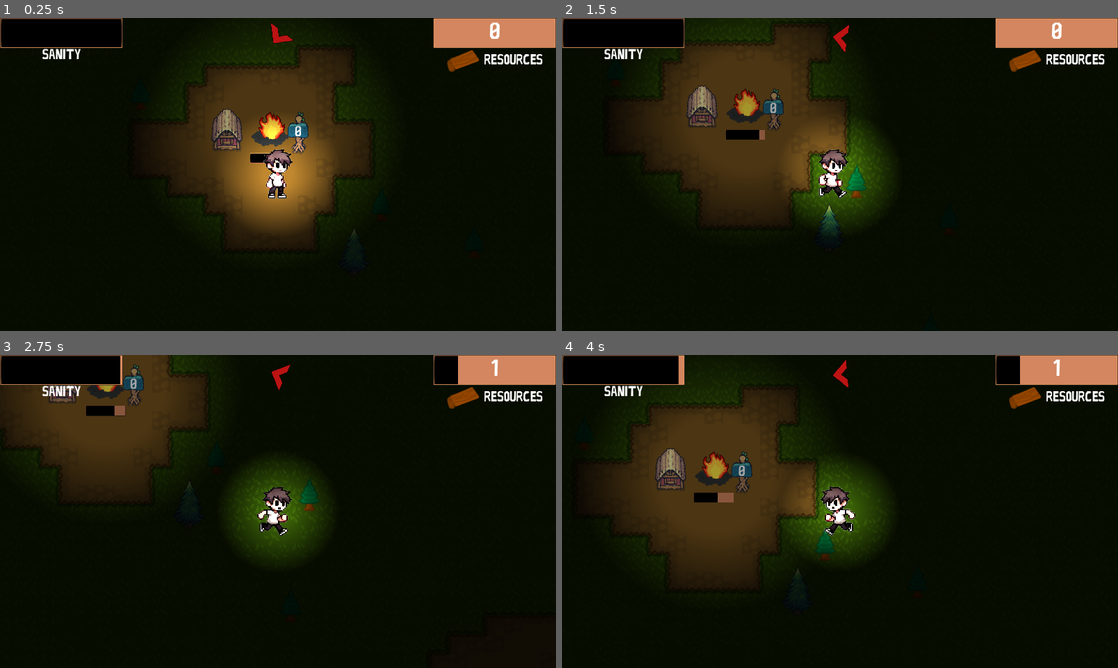
Above: before the commit, frames 1-4 (two rows, left to right).
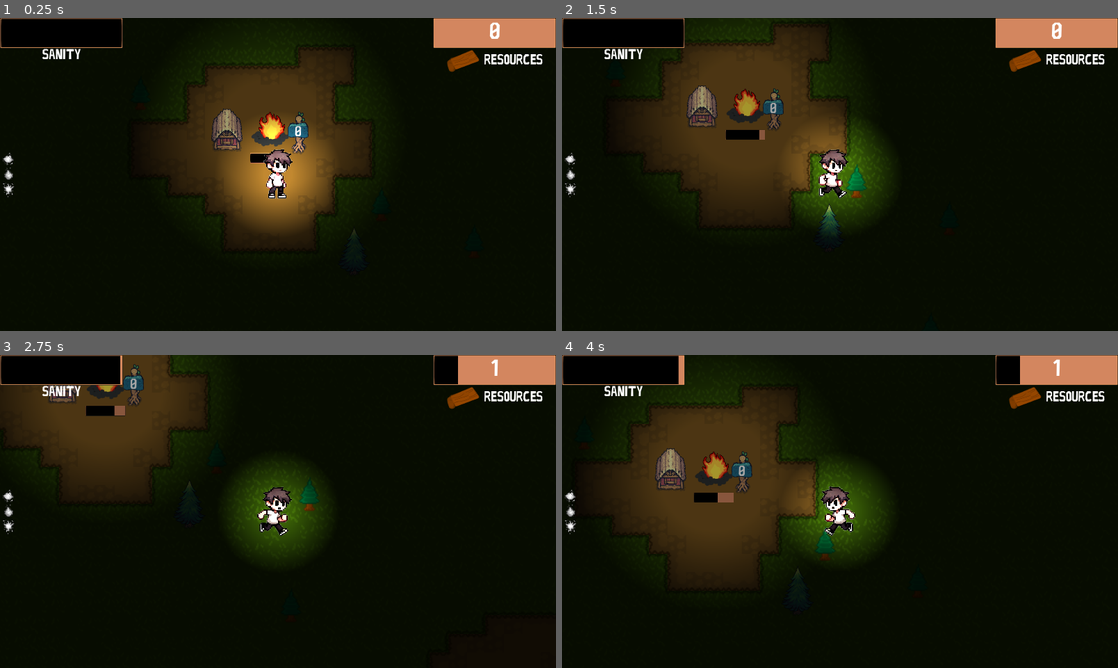
Above: after the commit, the same moments.

Repository: CPhuong24/UPJam2024
Game: Godot game, scene res://world.tscn
The game is run twice, just before and just after one commit, with the same random seed, the same clock (stepped at 60 frames per second) and the same inputs. This scene is started directly instead of the project's main scene.
Inputs:
- Up to frame 1 (0.25 s): no input
- Up to frame 2 (1.5 s): tap Enter at 0.5 s; hold D (move_right) 0.53-1.28 s; tap E (interact) at 0.6, 1.35 s; hold S (move_down) from 1.28 s (still down)
- Up to frame 3 (2.75 s): release S (move_down) at 2.03 s; hold D (move_right) from 2.03 s (still down); tap E (interact) at 2.1 s
- Up to frame 4 (4 s): release D (move_right) at 2.78 s; hold W (move_up) 2.78-3.53 s; tap E (interact) at 2.85, 3.6 s; hold A (move_left) from 3.53 s (still down)

The runs differ from the first frame. In frame 1, 0.2% of the frame differs, in the area x 0-53%, y 1-58%; in frame 2, 0.2%; in frame 3, 0.2%; in frame 4, 0.2%.

Commit message:
Implement Sun Fragment Collection on HUD
This commit implements a collection of the three sun fragments on the
HUD. It also changes the compass to be a shop item which costs 10.

Signed-off-by: Alex Schendel <alex.schendel@intel.com>

Diff:
--- a/dowsing_rod.gd
+++ b/dowsing_rod.gd
@@ -7,8 +7,8 @@
 
 @onready var frags_to_collect = [frag_1, frag_2, frag_3]
 
-func collected_frag() -> void:
-	frags_to_collect.erase(player.on_sun_frag)
+func collected_frag(frag) -> void:
+	frags_to_collect.erase(frag)
 
 func get_nearest_frag() -> Area2D:
 	if frags_to_collect.is_empty():
--- /dev/null
+++ b/fragment_container.gd
@@ -0,0 +1,17 @@
+extends VBoxContainer
+
+@onready var frag1: TextureRect = $Fragment1
+@onready var frag2: TextureRect = $Fragment2
+@onready var frag3: TextureRect = $Fragment3
+@onready var player = get_parent().get_parent().get_node('Player')
+
+func _ready() -> void:
+	player.sunFragChanged.connect(update)
+
+func update(frag):
+	if frag.name == "sun_frag_1":
+		frag1.texture = load("res://sun_fragments/sun_fragment_1.png")
+	if frag.name == "sun_frag_2":
+		frag2.texture = load("res://sun_fragments/sun_fragment_2.png")
+	if frag.name == "sun_frag_3":
+		frag3.texture = load("res://sun_fragments/sun_fragment_3.png")
--- a/hud.tscn
+++ b/hud.tscn
@@ -9,6 +9,10 @@
 [ext_resource type="Texture2D" uid="uid://doa3x015iejj1" path="res://Art Assests/resource.png" id="6_ysvp4"]
 [ext_resource type="Script" path="res://compass.gd" id="7_prgjv"]
 [ext_resource type="Script" path="res://dowsing_rod.gd" id="9_viw56"]
+[ext_resource type="Script" path="res://fragment_container.gd" id="10_anpct"]
+[ext_resource type="Texture2D" uid="uid://catbtgyxsaq2i" path="res://sun_fragments/sun_fragment_1_greyscale.png" id="10_d0pit"]
+[ext_resource type="Texture2D" uid="uid://cp5p64kfgl7no" path="res://sun_fragments/sun_fragment_2_greyscale.png" id="11_16c5p"]
+[ext_resource type="Texture2D" uid="uid://cjkcuuswpeiu6" path="res://sun_fragments/sun_fragment_3_greyscale.png" id="12_iiwuy"]
 
 [node name="HUD" type="CanvasLayer"]
 
@@ -100,6 +104,7 @@
 vertical_alignment = 3
 
 [node name="Compass" type="TextureRect" parent="."]
+visible = false
 anchors_preset = 5
 anchor_left = 0.5
 anchor_right = 0.5
@@ -128,3 +133,32 @@
 pivot_offset = Vector2(51, 28)
 texture = ExtResource("6_1ldqk")
 script = ExtResource("9_viw56")
+
+[node name="VBoxContainer" type="VBoxContainer" parent="."]
+anchors_preset = 4
+anchor_top = 0.5
+anchor_bottom = 0.5
+offset_left = 9.83
+offset_top = -77.71
+offset_right = 416.83
+offset_bottom = 1493.29
+grow_vertical = 2
+scale = Vector2(0.1, 0.1)
+script = ExtResource("10_anpct")
+
+[node name="Fragment1" type="TextureRect" parent="VBoxContainer"]
+custom_minimum_size = Vector2(0, 521)
+layout_mode = 2
+texture = ExtResource("10_d0pit")
+stretch_mode = 5
+
+[node name="Fragment2" type="TextureRect" parent="VBoxContainer"]
+custom_minimum_size = Vector2(0, 521)
+layout_mode = 2
+texture = ExtResource("11_16c5p")
+stretch_mode = 5
+
+[node name="Fragment3" type="TextureRect" parent="VBoxContainer"]
+layout_mode = 2
+texture = ExtResource("12_iiwuy")
+stretch_mode = 3
--- a/player.gd
+++ b/player.gd
@@ -4,7 +4,7 @@
 
 signal sanityChanged
 signal resourceChanged
-signal sunFragChanged
+signal sunFragChanged(frag)
 signal player_death
 signal player_win
 
@@ -76,7 +76,7 @@
 
 func update_sun_frag() -> void:
 	sun_frag_count += 1
-	emit_signal("sunFragChanged")
+	emit_signal("sunFragChanged", on_sun_frag)
 	on_sun_frag.queue_free()
 	print(str("Player now has ", sun_frag_count, " sun fragments."))
 	if sun_frag_count == SUN_FRAG_MAX:
--- a/shop_menu.tscn
+++ b/shop_menu.tscn
@@ -51,6 +51,13 @@
 description = "Reduce rate of sanity loss when away from home."
 price = "10"
 
+[node name="Compass" parent="CenterContainer/PanelContainer/MarginContainer/VBoxContainer/ItemList" instance=ExtResource("3_oiqkc")]
+custom_minimum_size = Vector2(0, 128)
+layout_mode = 2
+item_name = "Compass"
+description = "A compass to guide you home."
+price = "10"
+
 [node name="Bonfire" parent="CenterContainer/PanelContainer/MarginContainer/VBoxContainer/ItemList" instance=ExtResource("3_oiqkc")]
 custom_minimum_size = Vector2(0, 128)
 layout_mode = 2
--- a/shop_ui.gd
+++ b/shop_ui.gd
@@ -45,6 +45,8 @@
 			base.resource_consumption_modifier *= 0.5
 		"Dowsing Rod":
 			get_parent().get_parent().get_node("HUD").get_node("Dowsing Rod").visible = true
+		"Compass":
+			get_parent().get_parent().get_node("HUD").get_node("Compass").visible = true
 	item_pending.queue_free()
 
 func _on_purchase_dialog_confirmed() -> void:
Binary file added: Art Assests/Compass.png
Not shown, added: Art Assests/Compass.png.import
Not shown: 1 places in hud.tscn that only renumber resources
Binary file added: sun_fragments/sun_fragment_1_greyscale.png
Not shown, added: sun_fragments/sun_fragment_1_greyscale.png.import
Binary file added: sun_fragments/sun_fragment_2_greyscale.png
Not shown, added: sun_fragments/sun_fragment_2_greyscale.png.import
Binary file added: sun_fragments/sun_fragment_3_greyscale.png
Not shown, added: sun_fragments/sun_fragment_3_greyscale.png.import
